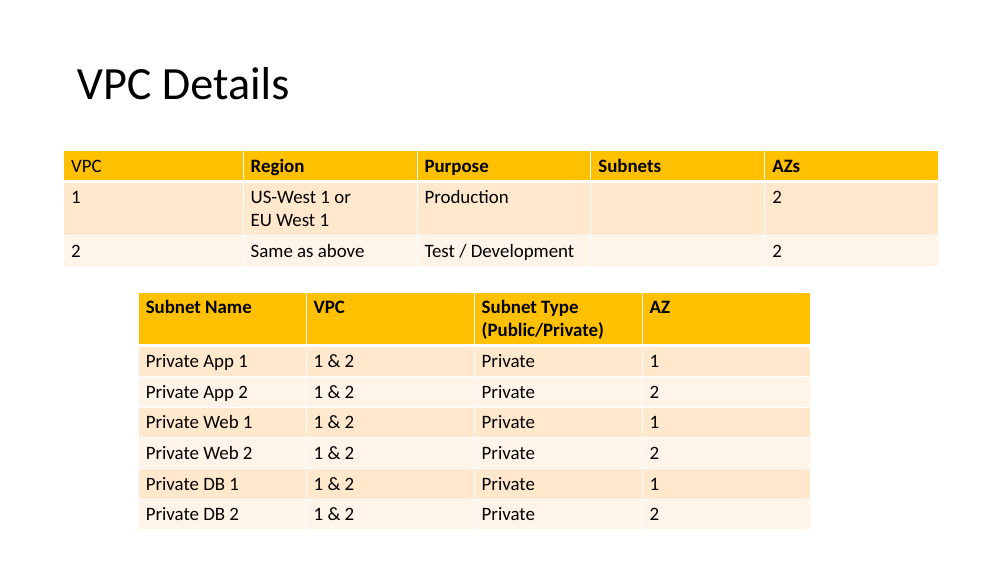
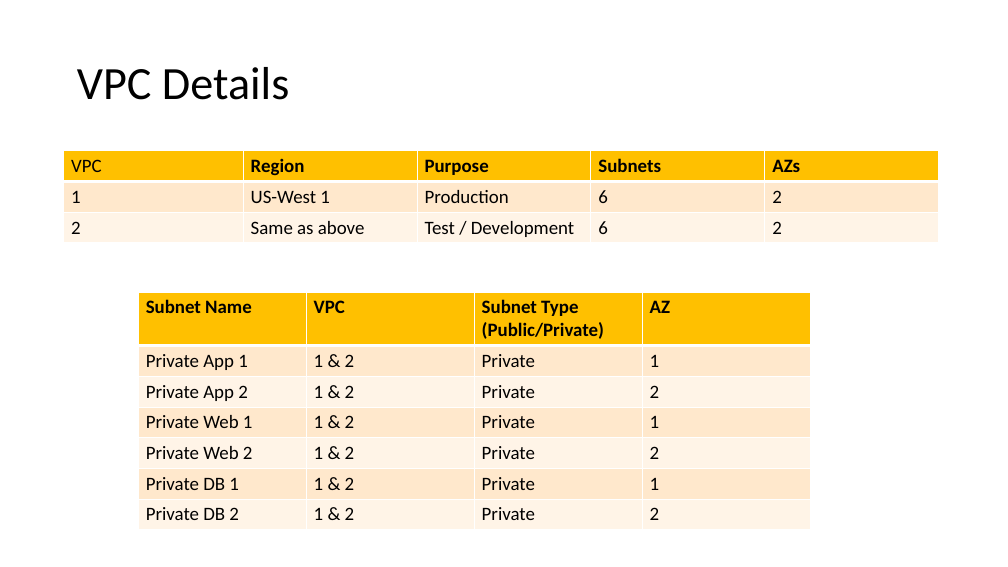
Before and after one commit to WilliamCareySemiColon/college_y3, a slide deck: slide 2 of Cloud_Computing/Labs/Assignment/part 2/Cloud-Computing-Assignment-2.pptx. Drawn at 1008x567 pixels with LibreOffice and Linux fonts; fonts in the diff are those of the drawing. Boxes give left, top, right and bottom in pixels: in the first picture for what was removed or moved away, otherwise in the second. Text is boxed around its words. In the diff, an @@ line names an element or a change of style, - is before the commit and + after.

Commit message:
added cloud details and modified python code

```diff
--- a/Cloud_Computing/Labs/Assignment/part 2/Cloud-Computing-Assignment-2.pptx
+++ b/Cloud_Computing/Labs/Assignment/part 2/Cloud-Computing-Assignment-2.pptx
@@ table at [64,151,939,243] @@
-row 2, column 2: US-West 1 or / EU West 1
+row 2, column 2: US-West 1
-row 2, column 4: 
+row 2, column 4: 6
-row 3, column 4: 
+row 3, column 4: 6
```
Also in this commit, not shown: 4 other slides changed, 1 other file.
